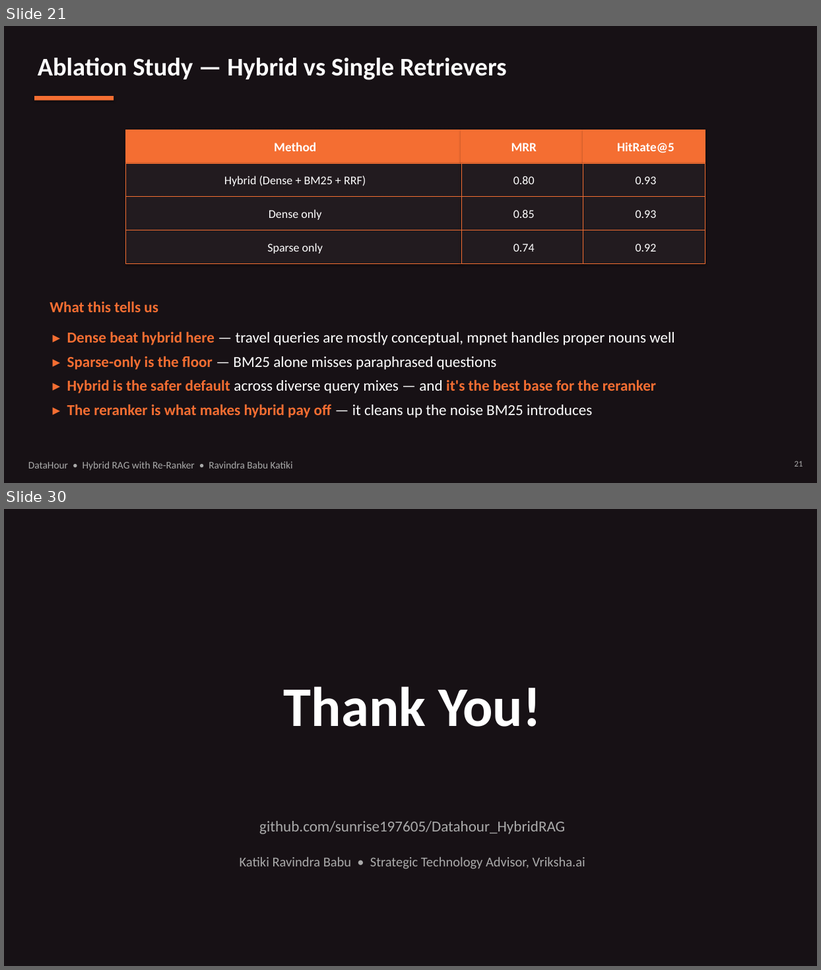
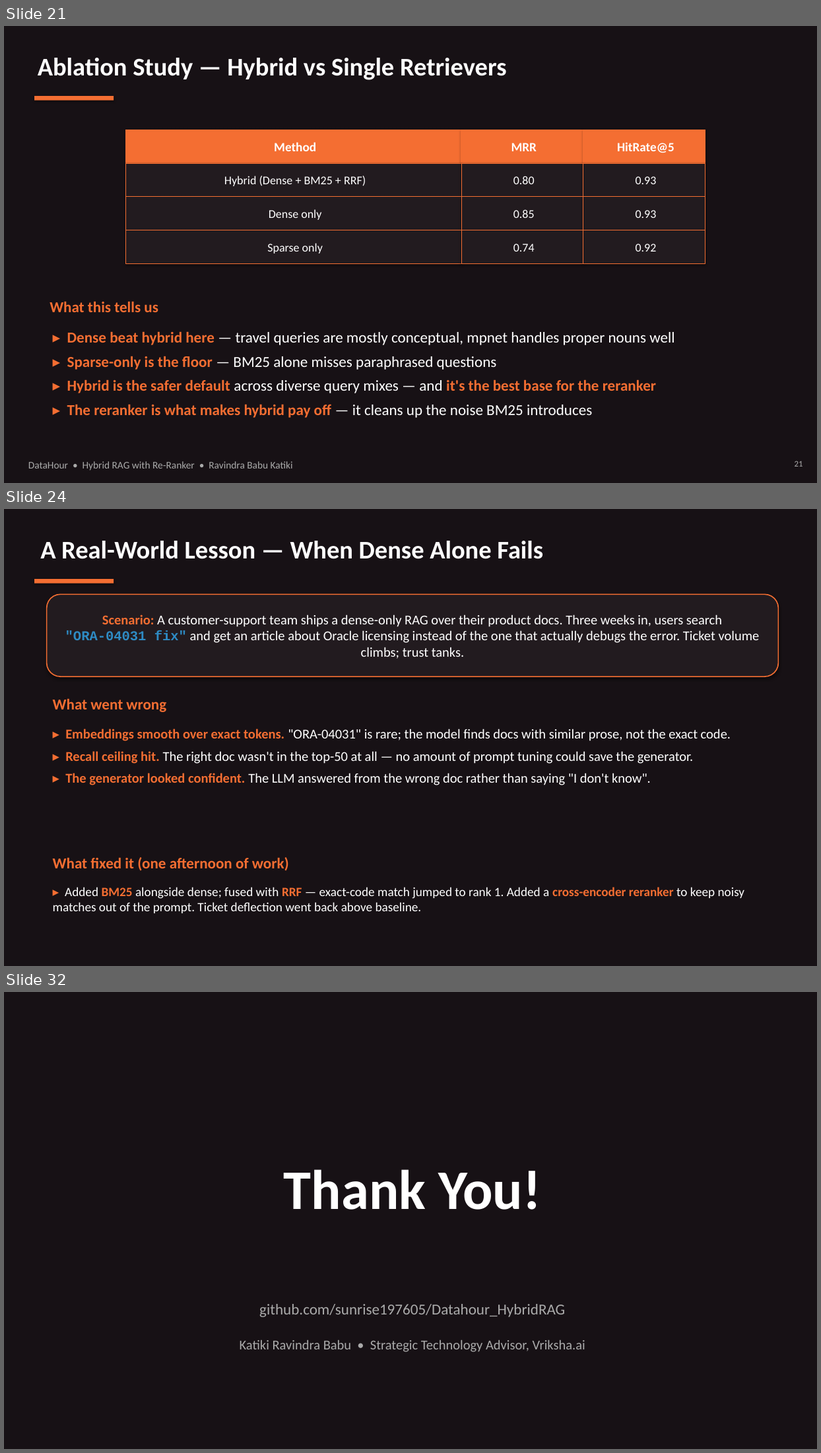
Before and after one commit to sunrise197605/Datahour_HybridRAG, a slide deck: docs/DataHour_HybridRAG_With_ReRanker.pptx. Shown one above the other, each under a label of ours: slides 21 and 30 before the commit, slides 21, 24 and 32 after it; the slides between them are not shown. The pictures are 821x970 and 821x1453 pixels, drawn with LibreOffice and Linux fonts; fonts in the diff are those of the drawing. Boxes give left, top, right and bottom in pixels: in the first picture for what was removed or moved away, otherwise in the second. Text is boxed around its words. In the diff, an @@ line names an element or a change of style, - is before the commit and + after.

```diff
--- a/docs/DataHour_HybridRAG_With_ReRanker.pptx
+++ b/docs/DataHour_HybridRAG_With_ReRanker.pptx
@@ slide 24 added at [4, 509, 817, 966], background #FFFFFF @@
@@ rectangle added at [4, 509, 817, 966], fill #171115 @@
@@ text added at [40, 541, 543, 559], 30 pt, text #FFFFFF, bold @@
+A Real-World Lesson — When Dense Alone Fails
@@ rectangle added at [34, 579, 114, 584], fill #F46E32 @@
@@ rounded rectangle added at [47, 594, 779, 677], fill #221B1F, outline #F46E32 1.25 pt, 16 pt, text #FFFFFF @@
+Scenario: A customer-support team ships a dense-only RAG over their product docs. Three weeks in, users search "ORA-04031 fix" and get an article about Oracle licensing instead of the one that actually debugs the error. Ticket volume climbs; trust tanks.
@@ text added at [53, 698, 166, 712], 18 pt, text #F46E32, bold @@
+What went wrong
@@ text added at [65, 729, 731, 786], 16 pt, text #FFFFFF @@
+▸ Embeddings smooth over exact tokens. "ORA-04031" is rare; the model finds docs with similar prose, not the exact code.
+▸ Recall ceiling hit. The right doc wasn't in the top-50 at all — no amount of prompt tuning could save the generator.
+▸ The generator looked confident. The LLM answered from the wrong doc rather than saying "I don't know".
@@ text added at [53, 857, 289, 871], 18 pt, text #F46E32, bold @@
+What fixed it (one afternoon of work)
@@ text added at [53, 887, 745, 914], 15 pt, text #FFFFFF @@
+▸ Added BM25 alongside dense; fused with RRF — exact-code match jumped to rank 1. Added a cross-encoder reranker to keep noisy matches out of the prompt. Ticket deflection went back above baseline.
@@ what was slide 30 is now slide 32 @@
```
Also in this commit, not shown: 8 slides changed, 1 other slide added.
